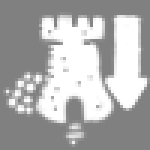
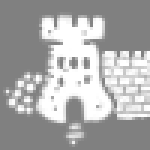
Before/after of a 150x150 layered artwork. What changed in the layer stack:
painted on "Calque 3" over [57, 15, 150, 120]
